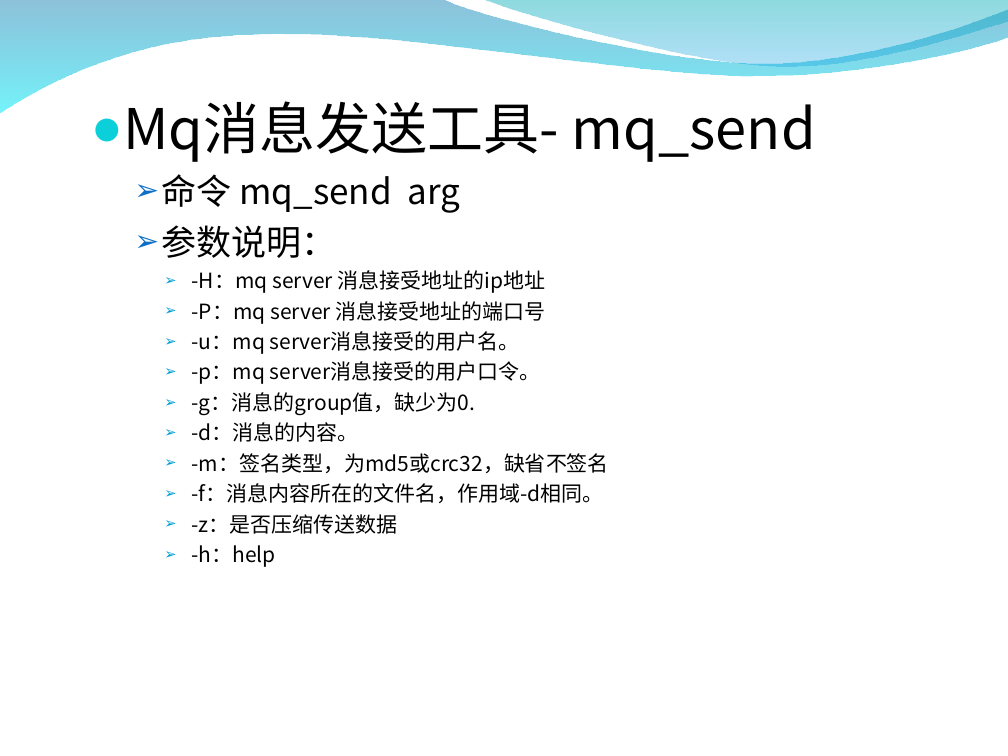
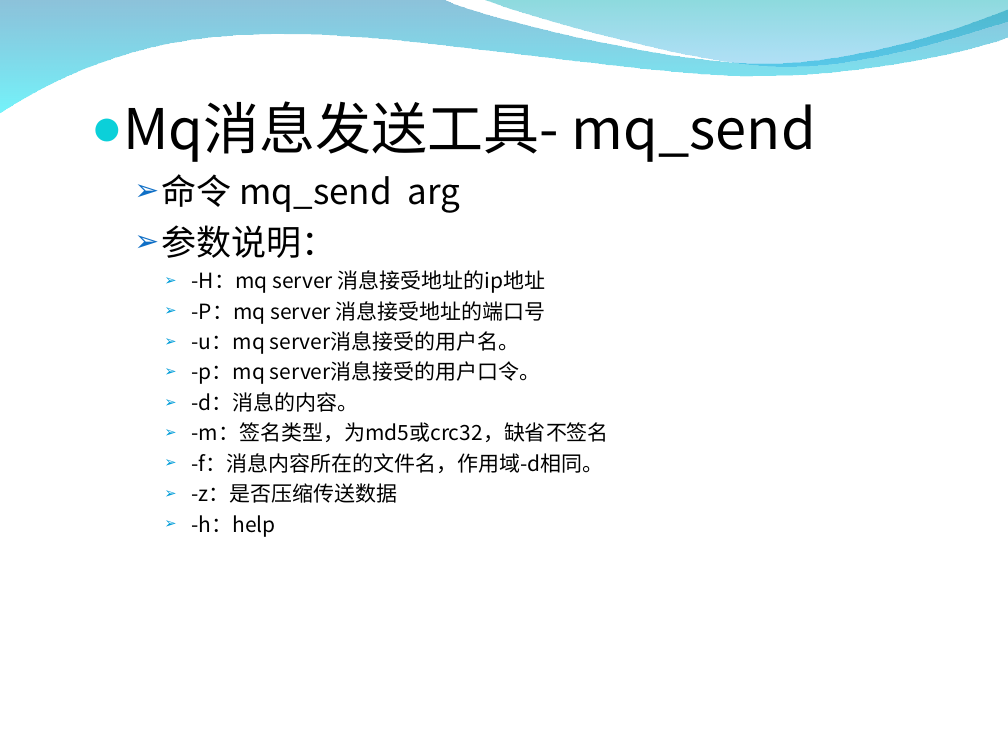
Before and after one commit to burstas/cwinux-mq, a slide deck: slide 27 of mq/doc/mq_introduce.ppt (slide 30 before the commit). Drawn at 1008x756 pixels with LibreOffice and Linux fonts; fonts in the diff are those of the drawing; background and template pictures are left out. Boxes give left, top, right and bottom in pixels: in the first picture for what was removed or moved away, otherwise in the second. Text is boxed around its words. In the diff, an @@ line names an element or a change of style, - is before the commit and + after.

```diff
--- a/mq/doc/mq_introduce.ppt
+++ b/mq/doc/mq_introduce.ppt
@@ text at [192,392,476,415]: paragraph removed @@
-    ➢ -g：消息的group值，缺少为0.
```
Also in this commit, not shown: 14 other slides changed, 1 slide added, 4 slides removed, 8 other files.
